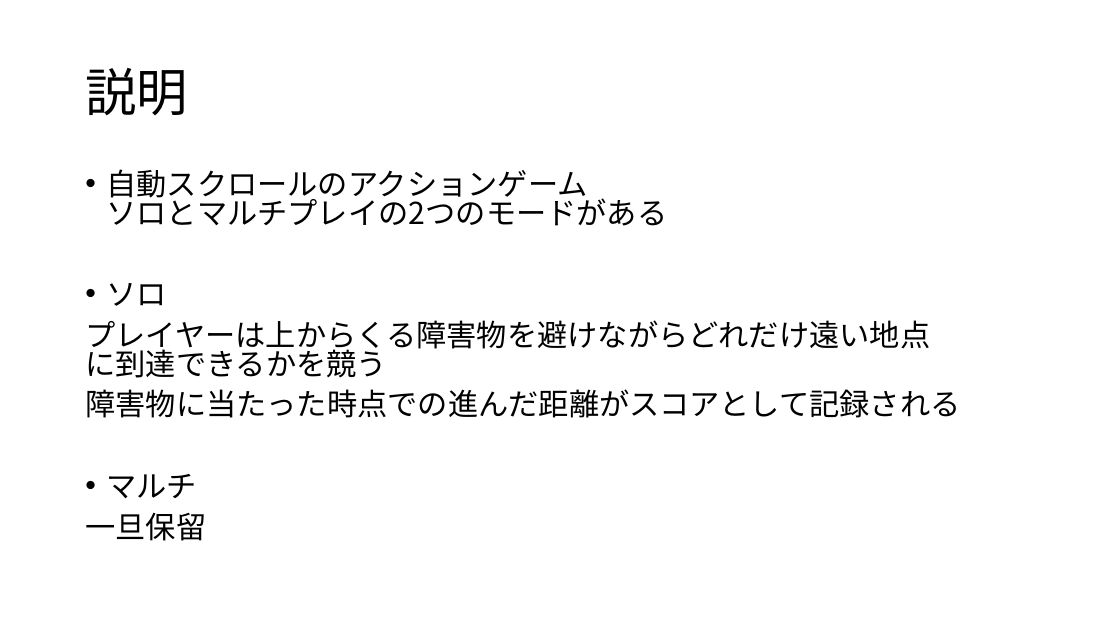
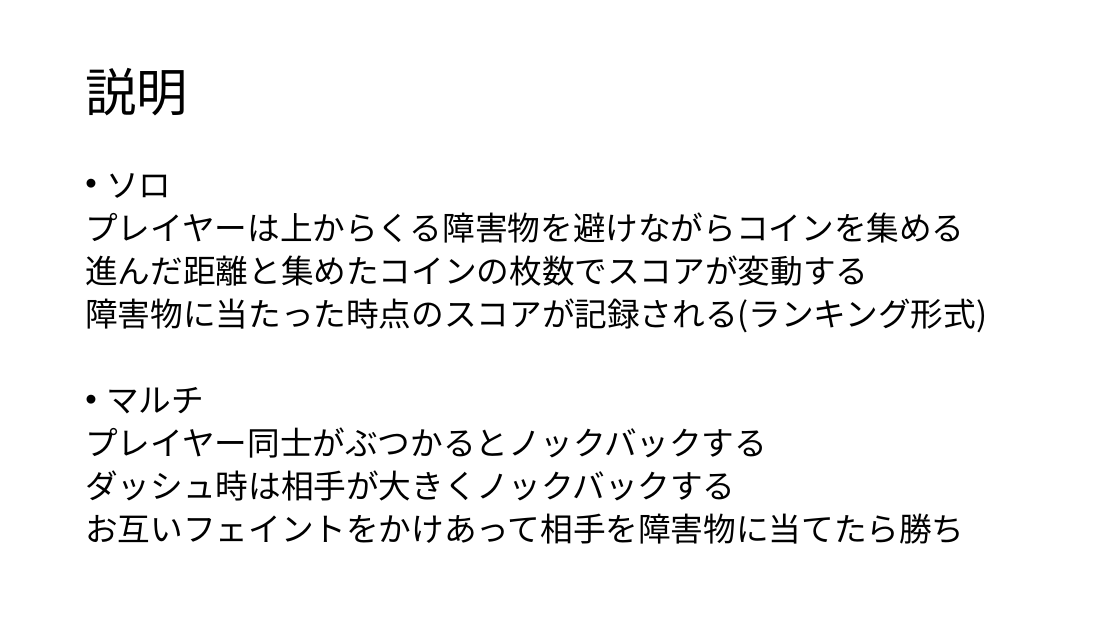
Before and after one commit to Hyde306/UniMan, a slide deck: slide 3 of チーム制作.pptx. Drawn at 1120x630 pixels with LibreOffice and Linux fonts; fonts in the diff are those of the drawing. Boxes give left, top, right and bottom in pixels: in the first picture for what was removed or moved away, otherwise in the second. Text is boxed around its words. In the diff, an @@ line names an element or a change of style, - is before the commit and + after.

```diff
--- a/チーム制作.pptx
+++ b/チーム制作.pptx
@@ text at bbox=[106, 169, 667, 226]: paragraph removed @@
-• 自動スクロールのアクションゲーム
-  ソロとマルチプレイの2つのモードがある
@@ text at bbox=[106, 173, 204, 413]: size 25.9 to 28 pt in "ソロ", "マルチ" @@
@@ text at bbox=[85, 212, 987, 332]: text changed; size 25.9 to 28 pt @@
-プレイヤーは上からくる障害物を避けながらどれだけ遠い地点 に到達できるかを競う
-障害物に当たった時点での進んだ距離がスコアとして記録される
+プレイヤーは上からくる障害物を避けながらコインを集める
+進んだ距離と集めたコインの枚数でスコアが変動する
+障害物に当たった時点のスコアが記録される(ランキング形式)
@@ text at bbox=[85, 427, 964, 544]: text changed; size 25.9 to 28 pt @@
-一旦保留
+プレイヤー同士がぶつかるとノックバックする
+ダッシュ時は相手が大きくノックバックする
+お互いフェイントをかけあって相手を障害物に当てたら勝ち
```
Also in this commit, not shown: 2 other slides changed, 1 slide added, 1 slide removed, 1 other file.
